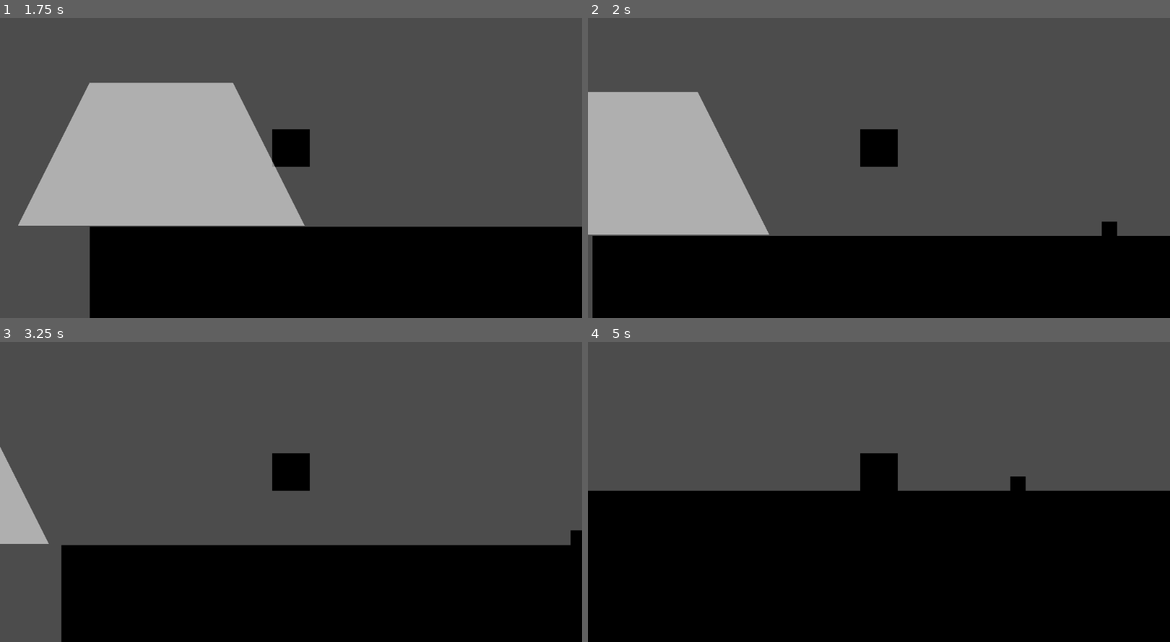
Above: before the commit, frames 1-4 (two rows, left to right).
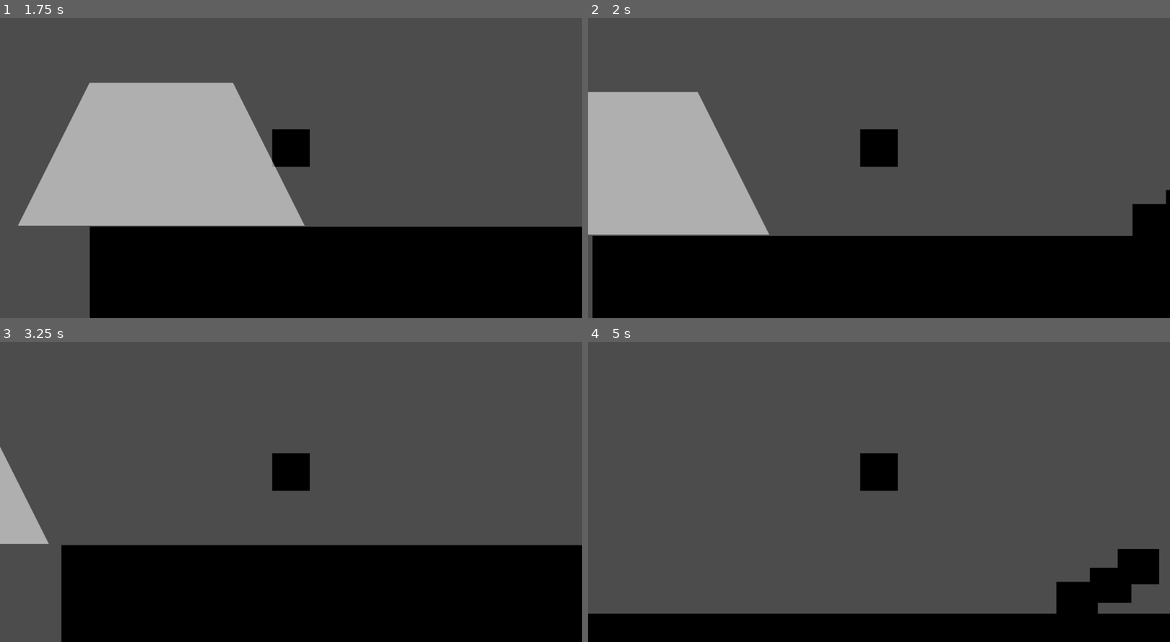
Above: after the commit, the same moments.

Repository: RavenJFelix/Square
Game: Godot game, scene res://testLevel/test.tscn
Two runs of this game, one before a commit and one after it. Both use one fixed random seed, a clock stepped at 60 frames per second and the inputs below. The project has no main scene, so this scene is started directly.
Inputs:
- Up to frame 1 (1.75 s): hold Right (ui_right) from 0.53 s (still down); tap Up (ui_up) at 0.77, 1.52 s
- Up to frame 2 (2 s): keep holding Right (ui_right)
- Up to frame 3 (3.25 s): release Right (ui_right) at 2.03 s; hold Left (ui_left) 2.03-2.78 s; hold Right (ui_right) from 2.78 s (still down); tap Up (ui_up) at 3.02 s
- Up to frame 4 (5 s): tap Up (ui_up) at 3.77, 4.52 s; release Right (ui_right) at 4.28 s; hold Left (ui_left) from 4.28 s (still down)

Frame 1 is identical in both runs. In frame 2, 0.9% of the frame differs, in the area x 88-100%, y 57-73%; in frame 3, 0.1%; in frame 4, 39%, in the area x 0-100%, y 44-91%.

Commit message:
Add test for killing slowzoids

Diff:
--- a/testLevel/test.tscn
+++ b/testLevel/test.tscn
@@ -1,9 +1,8 @@
-[gd_scene load_steps=5 format=2]
+[gd_scene load_steps=4 format=2]
 
 [ext_resource path="res://map/basicPlatform.tscn" type="PackedScene" id=1]
 [ext_resource path="res://entity/pc/player/player.tscn" type="PackedScene" id=2]
 [ext_resource path="res://entity/npc/enemies/slowzoid/slowzoid.tscn" type="PackedScene" id=3]
-[ext_resource path="res://map/modifiers/slow-zone/SlowZone.tscn" type="PackedScene" id=4]
 
 [node name="Node2D" type="Node2D"]
 
@@ -20,12 +19,17 @@
 [node name="leftBound" parent="slowzoid" index="0"]
 position = Vector2( -818.506, -7.93335 )
 
-[node name="SlowZone" parent="." instance=ExtResource( 4 )]
-position = Vector2( 864.124, -25.7563 )
-scale = Vector2( 21.2963, 17.2629 )
+[node name="Polygon2D2" parent="." instance=ExtResource( 1 )]
+position = Vector2( 717.843, 109.622 )
+scale = Vector2( 2.71744, 2.32963 )
 
-[node name="Polygon2D2" parent="." instance=ExtResource( 1 )]
-position = Vector2( 660.78, 119.594 )
+[node name="Polygon2D4" parent="." instance=ExtResource( 1 )]
+position = Vector2( 762.165, 90.7853 )
+scale = Vector2( 2.71744, 2.32963 )
+
+[node name="Polygon2D5" parent="." instance=ExtResource( 1 )]
+position = Vector2( 798.729, 66.4087 )
+scale = Vector2( 2.71744, 2.32963 )
 
 [node name="Polygon2D3" parent="." instance=ExtResource( 1 )]
 position = Vector2( 1066.03, 123.375 )
